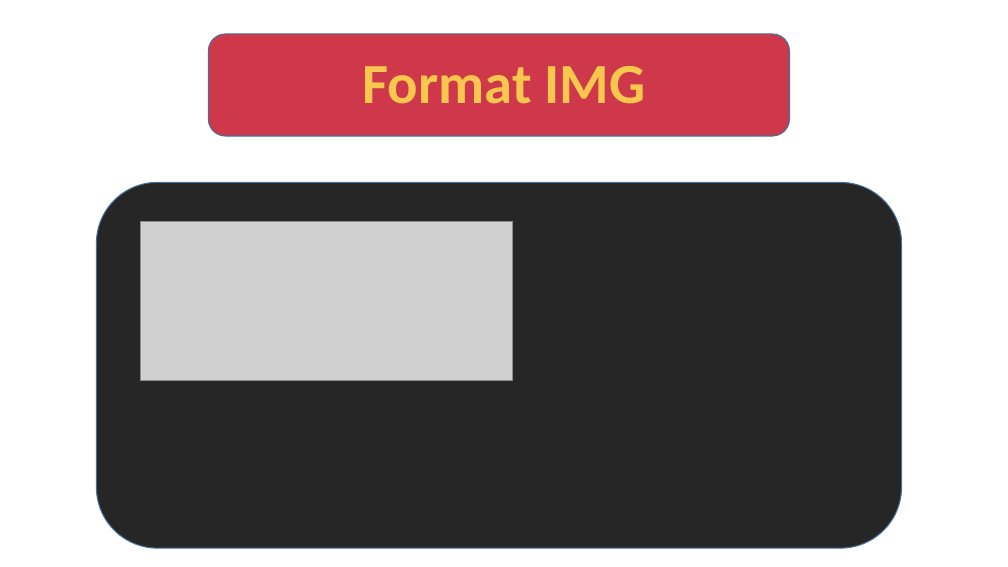
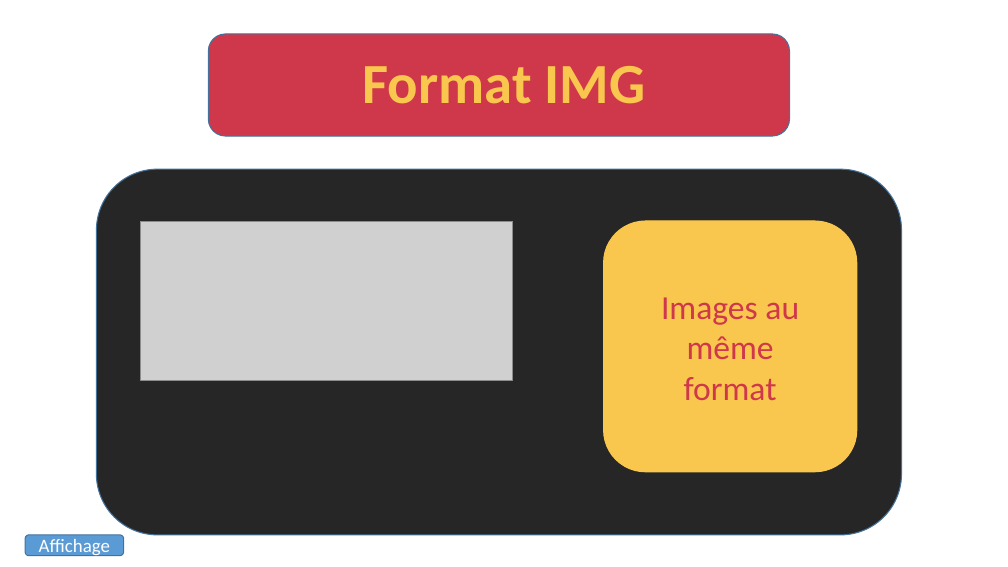
Before and after one commit to devfredgithub/CHOUETTEAGENCE, a slide deck: slide 9 of chouette agence [Enregistrement automatique].pptx. Drawn at 1008x567 pixels with LibreOffice and Linux fonts; fonts in the diff are those of the drawing; grey boxes stand for pictures. Boxes give left, top, right and bottom in pixels: in the first picture for what was removed or moved away, otherwise in the second. Text is boxed around its words. In the diff, an @@ line names an element or a change of style, - is before the commit and + after.

```diff
--- a/chouette agence [Enregistrement automatique].pptx
+++ b/chouette agence [Enregistrement automatique].pptx
@@ rounded rectangle: place and size @@
-rounded rectangle at (96,182,901,548)
+rounded rectangle at (96,169,901,535)
@@ rounded rectangle added at (603,221,857,472), fill #FAC74E, outline #FAC74E 1 pt, 32 pt, text #CF384A @@
+Images au même
+format
@@ rounded rectangle added at (25,535,123,556), fill #5B9BD5, outline #43739E 1 pt, 18 pt, text #FFFFFF @@
+Affichage
```
Also in this commit, not shown: 10 other slides changed, 1 slide removed.
